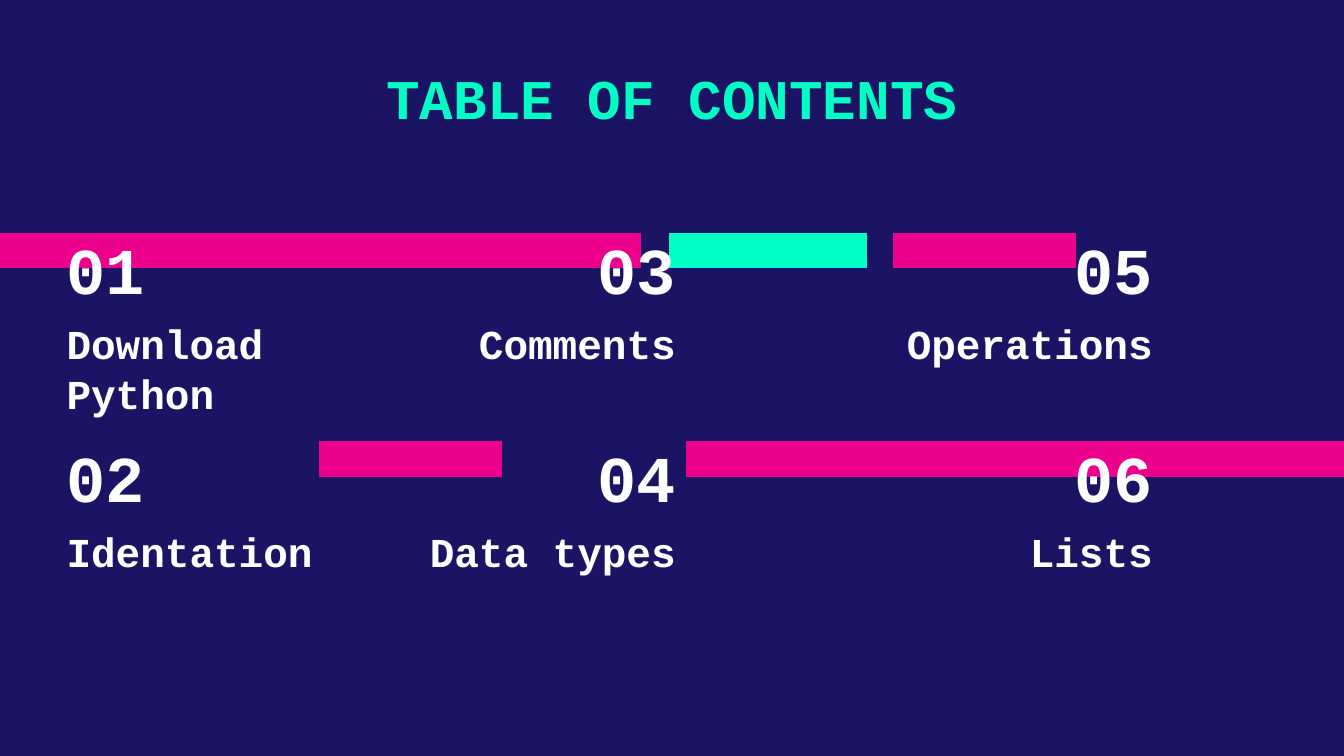
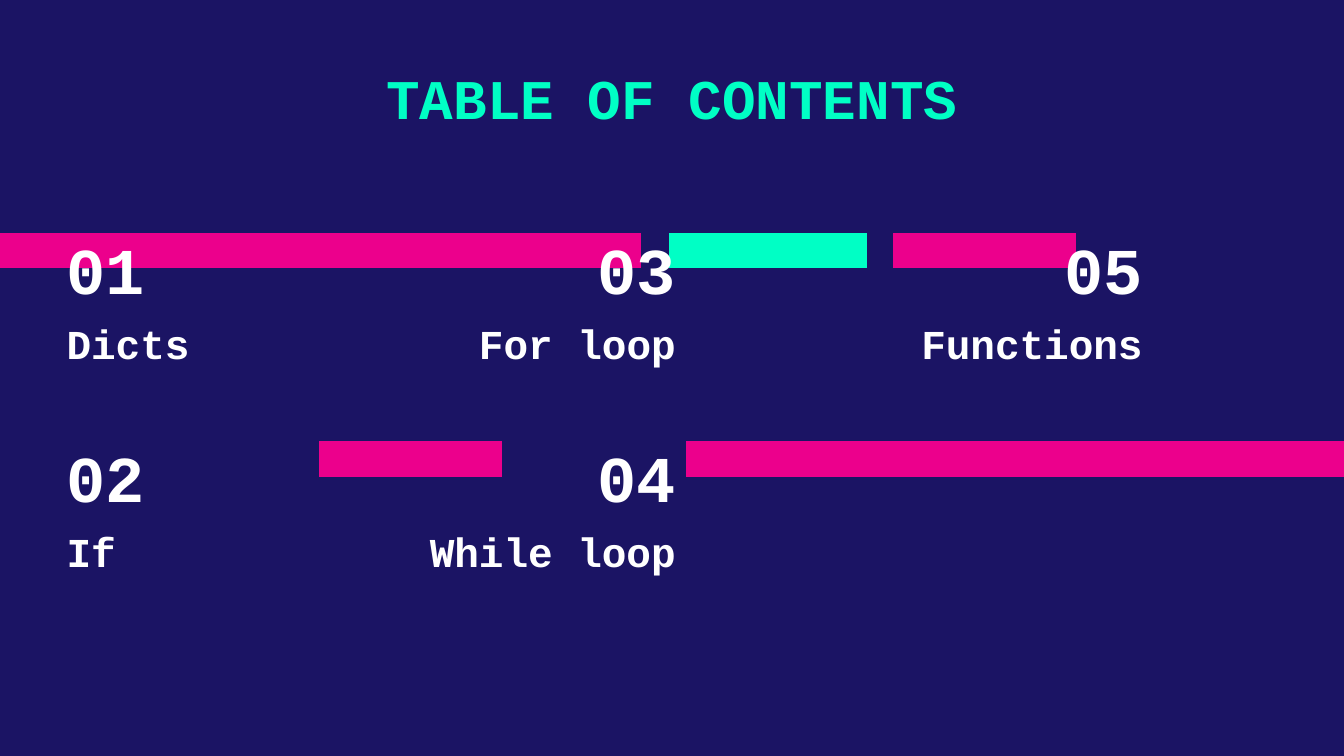
Before and after one commit to deepblue597/python_tutorial, a slide deck: slide 2 of lesson 2/Lesson 2 Python.pptx. Drawn at 1344x756 pixels with LibreOffice and Linux fonts; fonts in the diff are those of the drawing. Boxes give left, top, right and bottom in pixels: in the first picture for what was removed or moved away, otherwise in the second. Text is boxed around its words. In the diff, an @@ line names an element or a change of style, - is before the commit and + after.

```diff
--- a/lesson 2/Lesson 2 Python.pptx
+++ b/lesson 2/Lesson 2 Python.pptx
@@ text "05" moved from (x1=1074, y1=248, x2=1152, y2=295) to (x1=1064, y1=248, x2=1142, y2=295) @@
@@ subtitle at (x1=67, y1=330, x2=190, y2=360): text changed @@
-Download Python
+Dicts
@@ subtitle at (x1=479, y1=330, x2=675, y2=368): text changed @@
-Comments
+For loop
@@ text at (x1=921, y1=330, x2=1142, y2=360): text changed @@
-Operations
+Functions
@@ text removed at (x1=1074, y1=458, x2=1152, y2=520) @@
-06
@@ subtitle at (x1=67, y1=537, x2=116, y2=567): text changed @@
-Identation
+If
@@ subtitle at (x1=430, y1=537, x2=675, y2=576): text changed @@
-Data types
+While loop
@@ text removed at (x1=1030, y1=537, x2=1153, y2=568) @@
-Lists
```
Also in this commit, not shown: 3 other slides changed, 9 slides added, 3 slides removed, 1 other file.
